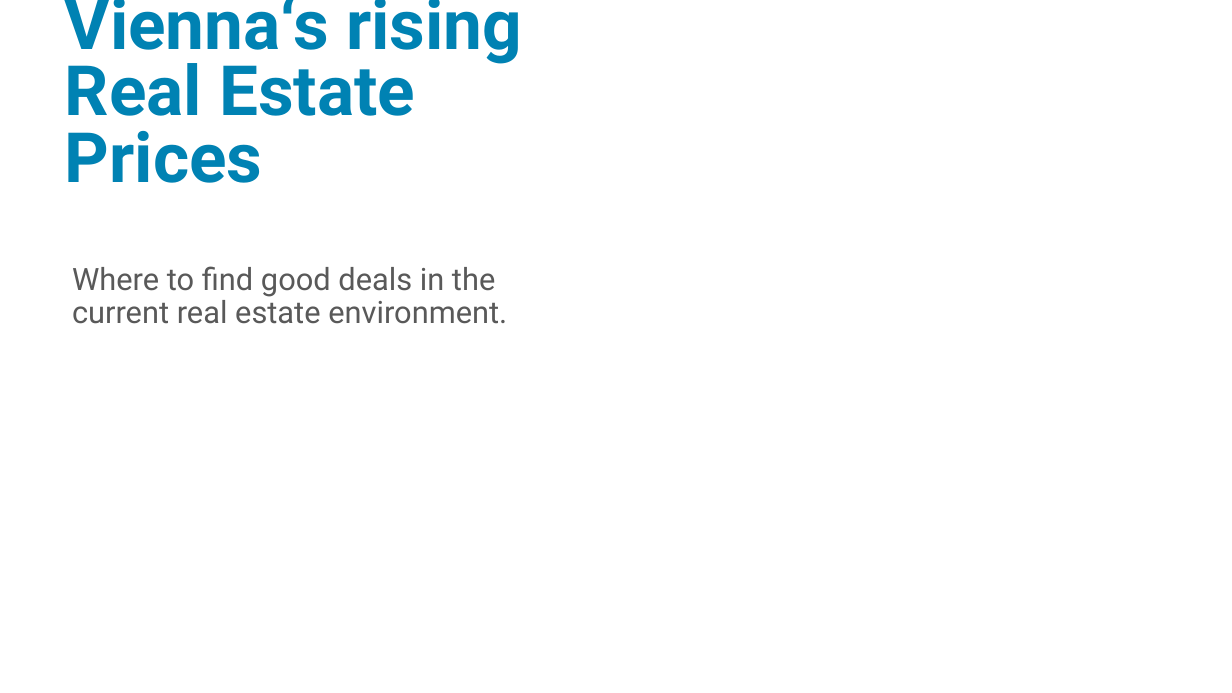
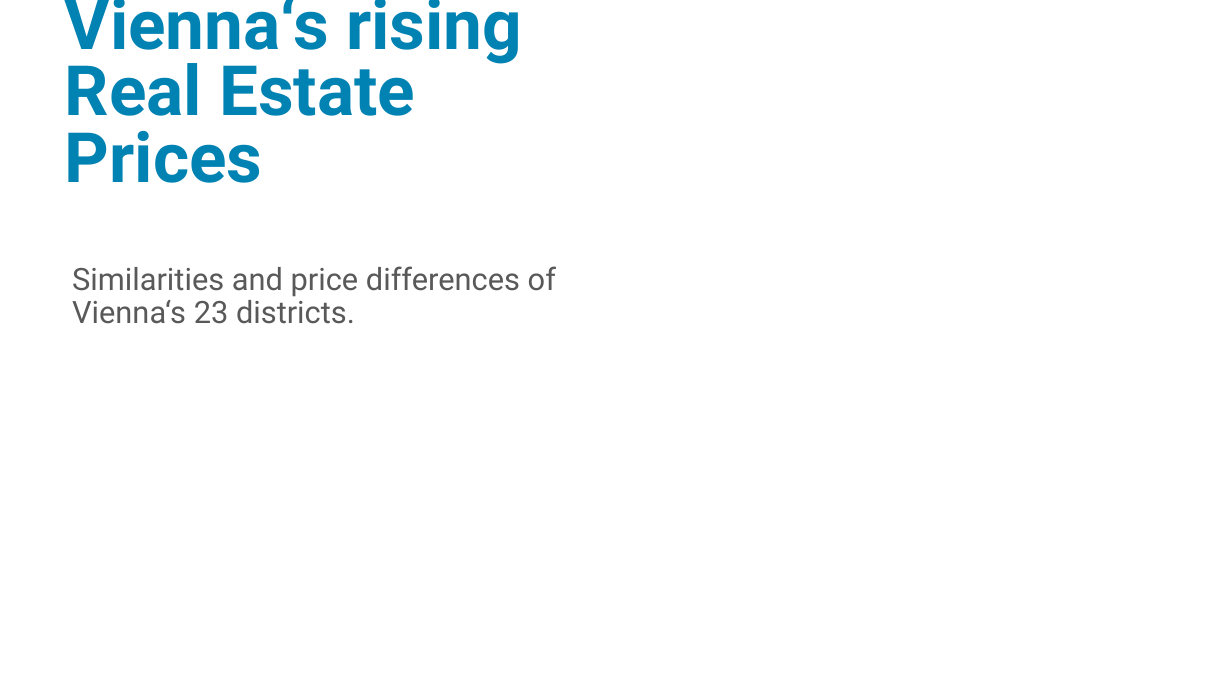
Before and after one commit to pbrachner/Coursera_Capstone, a slide deck: slide 1 of capstone.pptx. Drawn at 1232x693 pixels with LibreOffice and Linux fonts; fonts in the diff are those of the drawing; background and template pictures are left out. Boxes give left, top, right and bottom in pixels: in the first picture for what was removed or moved away, otherwise in the second. Text is boxed around its words. In the diff, an @@ line names an element or a change of style, - is before the commit and + after.

Commit message:
Coursera: Capstone - Vienna Districts

```diff
--- a/capstone.pptx
+++ b/capstone.pptx
@@ subtitle at box(72, 266, 556, 324): text changed @@
-Where to find good deals in the current real estate environment.
+Similarities and price differences of Vienna‘s 23 districts.
```
Also in this commit, not shown: 4 other slides changed, 5 other files.
